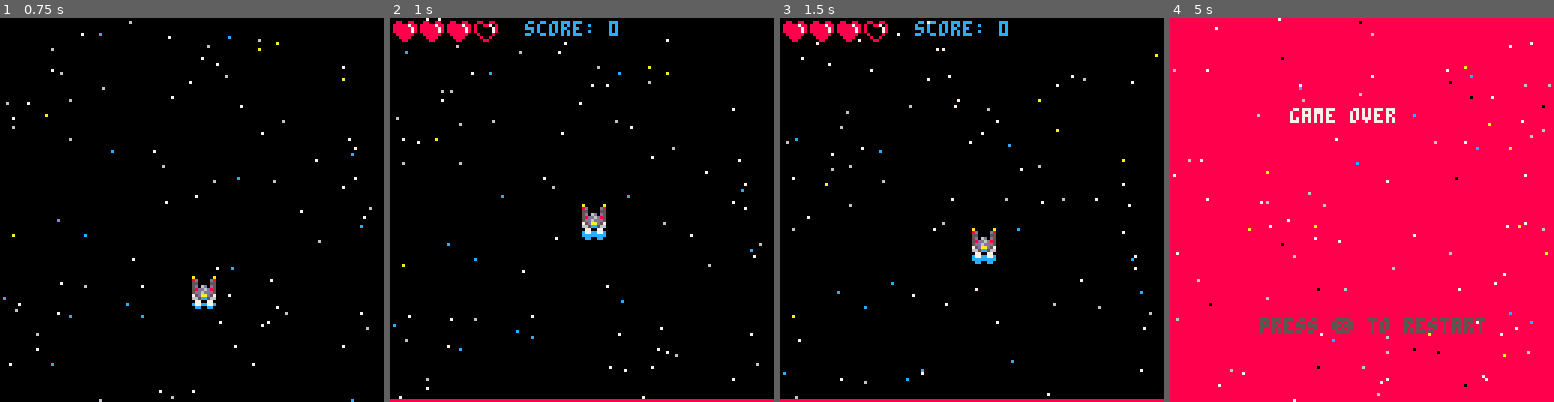
Above: before the commit, frames 1-4 (left to right).
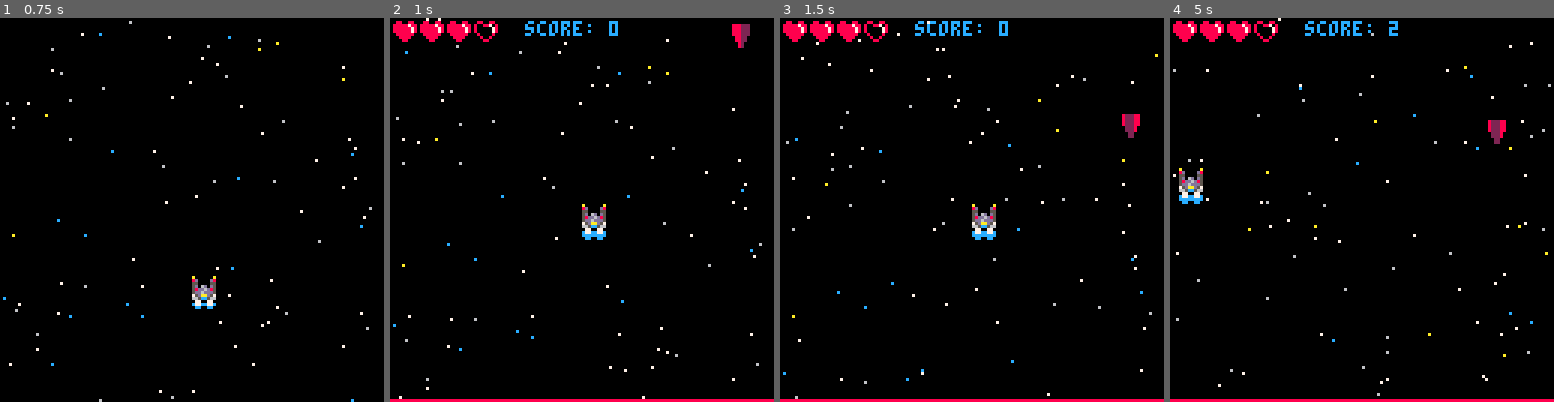
Above: after the commit, the same moments.

Repository: FabioAlfa23/pico-8-lazy-dev-shmup
Game: PICO-8 cartridge shmup.p8
The game is run twice, just before and just after one commit, with the same random seed, the same clock (stepped at 60 frames per second) and the same inputs.
Inputs:
- Up to frame 1 (0.75 s): tap X (X key) at 0.33 s
- Up to frame 2 (1 s): no input
- Up to frame 3 (1.5 s): tap X (X key) at 1.07 s
- Up to frame 4 (5 s): hold Right 1.6-2.1 s; tap X (X key) at 1.85, 2.97, 4.08 s; hold Up 2.15-2.42 s; hold Right 2.47-3.03 s; hold Left 3.08-3.58 s; hold Down 3.63-3.97 s; hold Right 4.02-4.68 s; hold Up from 4.73 s (still down)

Frame 1 is identical in both runs. In frame 2, 0.2% of the frame differs, in the area x 89-94%, y 1-8%; in frame 3, 1.0%; in frame 4, 98%, in the area x 0-100%, y 0-100%.

Commit message:
added enemies spawn

Diff:
--- a/shmup.p8
+++ b/shmup.p8
@@ -7,10 +7,12 @@
 	c=0
 	player={}
 	bullet={}
+	enemy={}
 	player.score=0
 	lives=4
 	star=starinit()
 	mode="start"
+	cd=5
 end
 
 
@@ -21,8 +23,7 @@
 	--start screen state--
 		startupdate()
 		player=playerinit(64,130,2,2,3,4,8,0.5)
-
-	elseif mode=="play" then
+		elseif mode=="play" then
 	--game loop state--
 		player=playerupdate(player)
 
@@ -31,6 +32,20 @@
 			mybull=bulletinit(player.x,player.y,16,17,7,0,7,5)
 			sfx(mybull.sound)
 			add(bullet,mybull)
+		end
+
+		if #enemy<5 and cd>1.5 then
+			local	addnem={}
+			addnem=enemyinit(flr(rnd(128)),0,18,23,2,0,0.5)
+			add(enemy,addnem)
+			cd=0
+		else
+			cd+=0.03
+		end
+
+		for mnem in all(enemy) do
+			enemyupdate(mnem)
+			if(mnem.y>132) del(enemy,mnem)
 		end
 
 		for i=#bullet, 1,-1 do
@@ -72,7 +87,13 @@
 		end
 		drawui(score,lives,player)
 		rectfill(0,127,128,128,8)
-
+		for dnem in all(enemy) do
+			enemydraw(dnem)
+		end
+		--print(cd)
+		--print(#player)
+		--print(tempx)
+		--print(tempy)
 	elseif mode=="end" then
 		bg=8
 		enddraw()
@@ -96,7 +117,7 @@
 	p.asprite=safi
 	p.afi=safi
 	p.aff=saff
-	p.creep=crp
+	p.creep=0
 	p.score=0
 
 	return p
@@ -313,6 +334,35 @@
 	print("game over",40,30,7)
 	print("press ❎ to restart", 30, 100, 5)
 end
+-->8
+function enemyinit(ix,iy,ispt,fspt,vspd,hspd,aspd)
+	local e={}
+
+	e.x=ix
+	e.y=iy
+	e.sprite=ispt
+	e.inframe=ispt
+	e.fiframe=fspt
+	e.speed=vspd
+	e.horizontal=hspd
+	e.animspeed=aspd
+	--e.max=maxe
+
+	return e
+end
+
+function enemyupdate(e)
+	e.x+=e.horizontal
+	e.y+=e.speed
+	e.sprite+=e.animspeed
+	if e.sprite>(e.fiframe+0.5) then
+	 e.sprite=e.inframe
+	end
+end
+
+function enemydraw(e)
+	spr(flr(e.sprite),e.x,e.y)
+end
 __gfx__
 000000000a000a00a000000a00a000a0077007700770077007700770077007700770077000000000000000000000000000000000000000000880088008800880
 0000000008d008d08d0000d80d800d80c77cc77cc77cc77c77700777c77cc77c77c00c7700000000000000000000000000000000000000008888878880088708
@@ -322,143 +372,143 @@
 00700700056dd5dd5dd6ddd5dd5dd650000000000000000000000000000000000000000000000000000000000000000000000000000000000088880000800800
 00000000aaadd75575daad57557ddaaa000000000000000000000000000000000000000000000000000000000000000000000000000000000008800000088000
 000000006ccdd666665cc566666ddcc6000000000000000000000000000000000000000000000000000000000000000000000000000000000000000000000000
-00000000009999000000000000000000000000000000000000000000000000000000000000000000000000000000000000000000000000000000000000000000
-0000000009aaaa900000000000000000000000000000000000000000000000000000000000000000000000000000000000000000000000000000000000000000
-009999009a7777a90000000000000000000000000000000000000000000000000000000000000000000000000000000000000000000000000000000000000000
-009aa9009a7777a90000000000000000000000000000000000000000000000000000000000000000000000000000000000000000000000000000000000000000
-009aa9009a7777a90000000000000000000000000000000000000000000000000000000000000000000000000000000000000000000000000000000000000000
-009999009a7777a90000000000000000000000000000000000000000000000000000000000000000000000000000000000000000000000000000000000000000
-0000000009aaaa900000000000000000000000000000000000000000000000000000000000000000000000000000000000000000000000000000000000000000
-00000000009999000000000000000000000000000000000000000000000000000000000000000000000000000000000000000000000000000000000000000000
-…(132 lines of a section not shown)…
+00000000009999000888222008822280082228800222888002288820028882200000000000000000000000000000000000000000000000000000000000000000
+0000000009aaaa900888222008822280082228800222888002288820028882200000000000000000000000000000000000000000000000000000000000000000
+009999009a7777a90888222008822280082228800222888002288820028882200000000000000000000000000000000000000000000000000000000000000000
+009aa9009a7777a90888222008822280082228800222888002288820028882200000000000000000000000000000000000000000000000000000000000000000
+009aa9009a7777a90088220000822200002228000022880000288800008882000000000000000000000000000000000000000000000000000000000000000000
+009999009a7777a90088220000822200002228000022880000288800008882000000000000000000000000000000000000000000000000000000000000000000
+0000000009aaaa900008200000022000000220000002800000088000000880000000000000000000000000000000000000000000000000000000000000000000
+00000000009999000008200000022000000220000002800000088000000880000000000000000000000000000000000000000000000000000000000000000000
+…(132 lines of a section not shown)…
